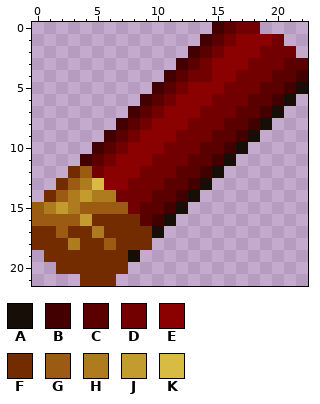
Edited in one commit: pixel-art sprite (src/sprites/WEAPONS/Casings/D3S1K0.png). Above is the file before it was changed.
The file is 23x22 pixels. Colours within 5 levels of each other are drawn and written as one.
Palette (. is transparent): A #170f07  B #430000  C #5b0000  D #730000  E #8b0000  F #732b00  G #9b5b13  H #af7b1f  J #c39b2f  K #d7bb43
Pixels before, first column x 0:
 0 ...............BCDD....
 1 ..............BCDEEED..
 2 .............BCDEEEDDD.
 3 ............BCDEEEDDDCC
 4 ...........BCDDEEDDDCCB
 5 ..........BCDEEEDDDCCBA
 6 .........BCDEEEDDDCCBA.
 7 ........BCDEEEDDDCCBA..
 8 .......BCDEEEDDDCCBA...
 9 ......BCDEEEDDDCCBA....
10 .....BCDEEEDDDCCBA.....
11 ....BCDEEEDDDCCBA......
12 ...FGDEEEDDDCCBA.......
13 ..FGHKEEDDDCCBA........
14 .FGHJHHDDDCCBA.........
15 GHJHGGGGDCCBA..........
16 GGGGJFFFFCBA...........
17 FFGFFHFFFFA............
18 FFFHFFGFFF.............
19 .FFFFFFFA..............
20 ..FFFFFF...............
21 ....FFF................
And afterwards:
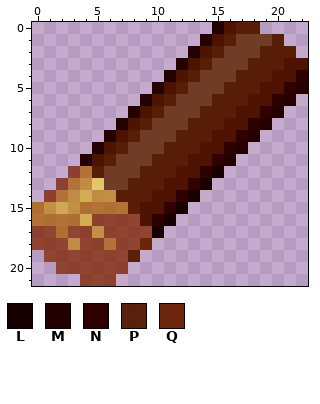
Colours new in this view: L #170000  M #240000  N #2f0000  P #531800f0  Q #671e00f0
Changes in this commit:
colour C: #5b0000 -> #4e1300
colour D: #730000 -> #581e05
colour E: #8b0000 -> #6f3c25
colour F: #732b00 -> #812300c1
colour G: #9b5b13 -> #ad6007c1
colour H: #af7b1f -> #c38619c1
colour J: #c39b2f -> #d9ab2fc1
colour K: #d7bb43 -> #efd04ac1
Changed rows in their new state; - is a pixel that keeps its letter.
first column x 4:
 0 -----------M-------
 1 ----------M--------
 2 ---------M---------
 3 --------M----------
 4 -------M--E-------N
 5 ------M----------NM
 6 -----M----------NM-
 7 ----M----------NM--
 8 ---M----------NM---
 9 --M----------NM----
10 -M----------NM-----
11 M----------NM------
12 ----------NL-------
13 ---------NL--------
14 --------NL---------
15 -------NL----------
16 ------NL-----------
17 ------L------------
18 -----Q-------------
19 ----P--------------
Where, in picture pixels (left, top, right, bottom), the same in both pictures:
changed: (32, 22, 308, 286)
